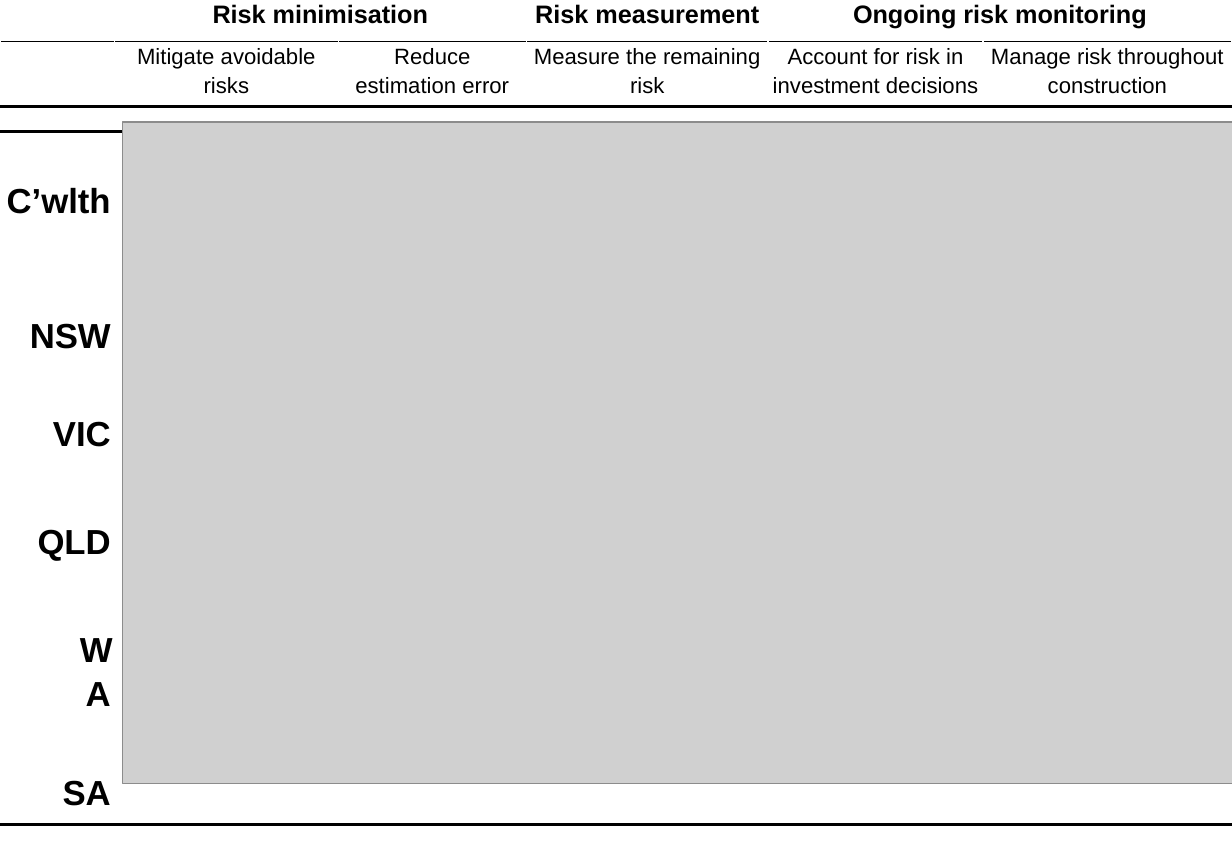
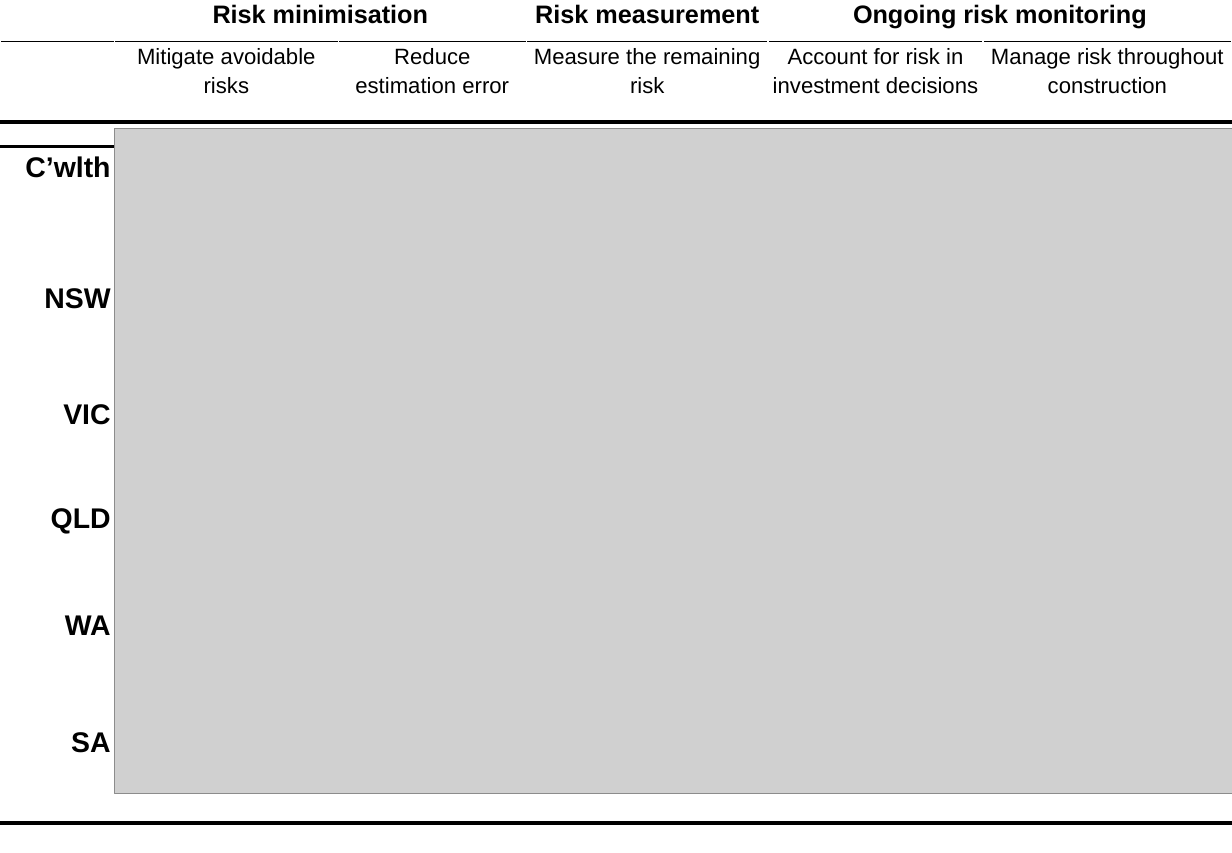
Before and after one commit to grattaninstitute/Cost-overruns-report, a slide deck: slide 1 of atlas/AppendixCharts.pptx. Drawn at 1232x853 pixels with LibreOffice and Linux fonts; fonts in the diff are those of the drawing; grey boxes stand for pictures. Boxes give left, top, right and bottom in pixels: in the first picture for what was removed or moved away, otherwise in the second. Text is boxed around its words. In the diff, an @@ line names an element or a change of style, - is before the commit and + after.

Commit message:
Fixed the incorrect chevron

```diff
--- a/atlas/AppendixCharts.pptx
+++ b/atlas/AppendixCharts.pptx
@@ table at bbox=[0, 0, 1232, 829] @@
@@ size 22 to 18 pt in "C’wlth", "NSW", "VIC", "QLD" and 2 more places @@
@@ indent changed @@
@@ picture: place and size @@
-picture at bbox=[123, 122, 1232, 783]
+picture at bbox=[115, 129, 1232, 794]
```
